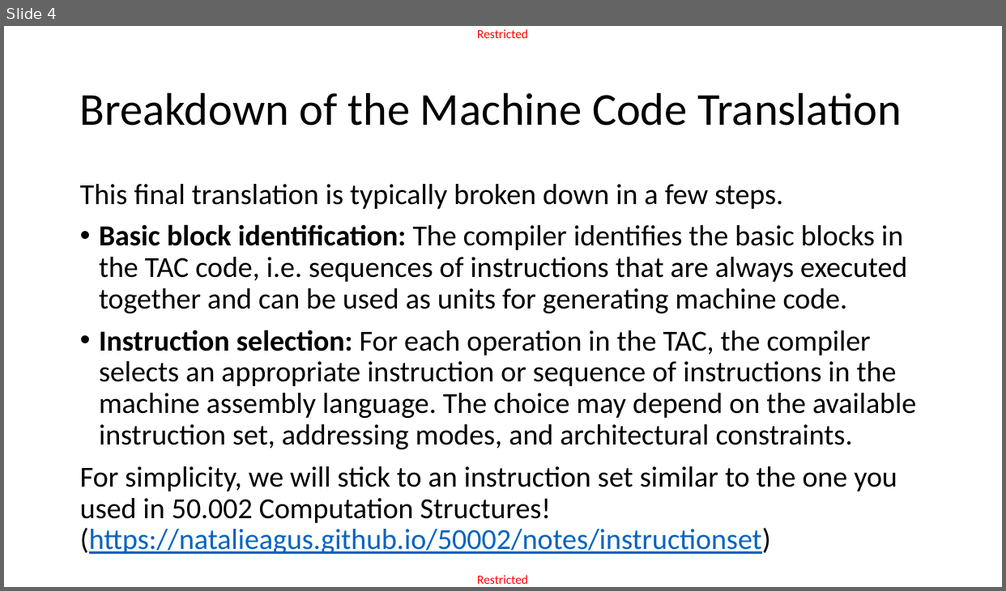
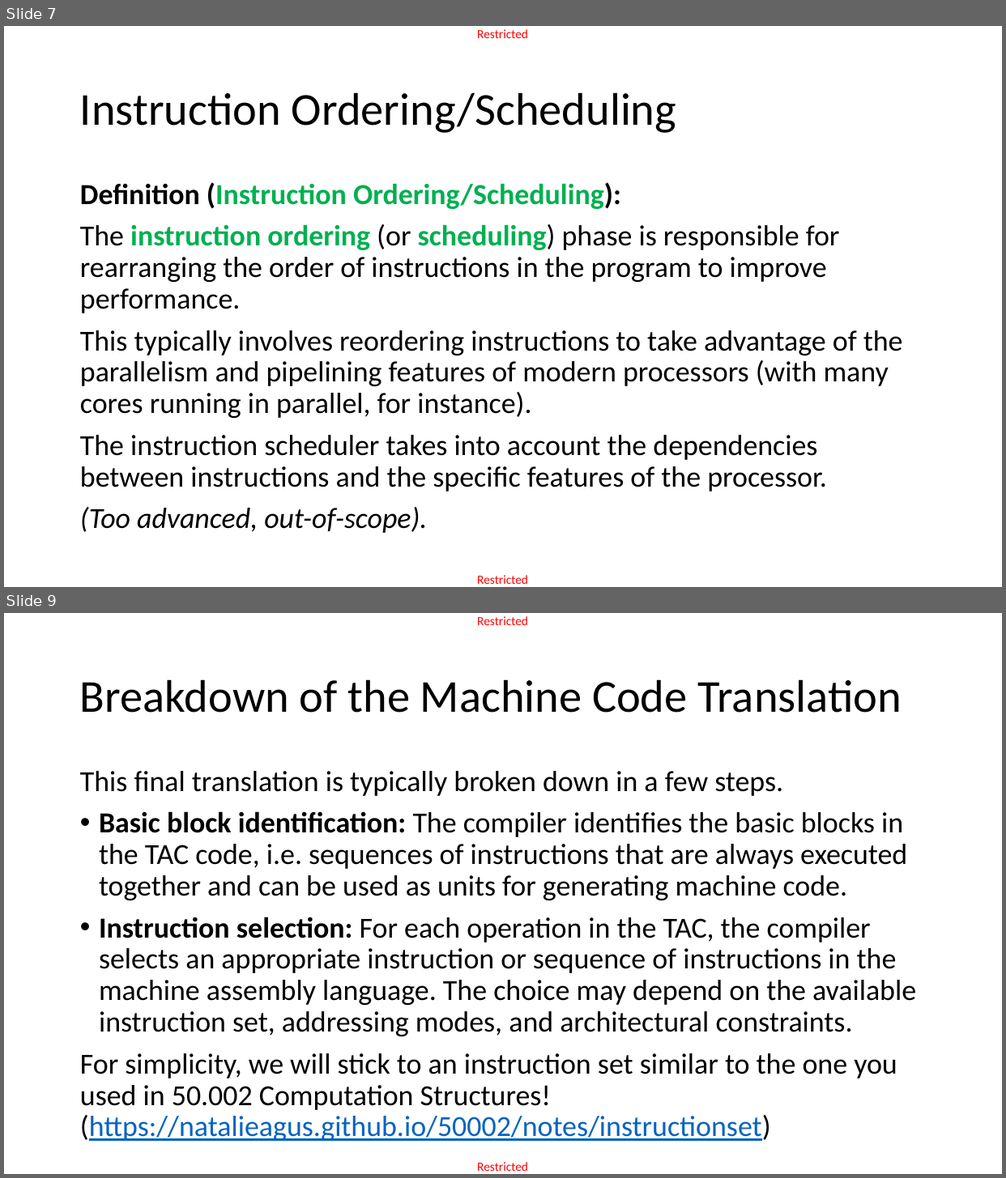
Before and after one commit to matthieudemari/SUTD_PLC_50_051, a slide deck: W13/W13S2/W13S2.pptx. Shown one above the other, each under a label of ours: slide 4 before the commit, slides 7 and 9 after it; the slides between them are not shown. The pictures are 1006x591 and 1006x1178 pixels, drawn with LibreOffice and Linux fonts; fonts in the diff are those of the drawing. Boxes give left, top, right and bottom in pixels: in the first picture for what was removed or moved away, otherwise in the second. Text is boxed around its words. In the diff, an @@ line names an element or a change of style, - is before the commit and + after.

```diff
--- a/W13/W13S2/W13S2.pptx
+++ b/W13/W13S2/W13S2.pptx
@@ slide 7 added at box(4, 26, 1002, 587), background #FFFFFF; not listed: 2 template elements that a slide beside it also shows @@
@@ title added at box(80, 92, 676, 133), 44 pt, text #000000 @@
+Instruction Ordering/Scheduling
@@ text added at box(80, 182, 903, 533), 28 pt, text #000000 @@
+Definition (Instruction Ordering/Scheduling):
+The instruction ordering (or scheduling) phase is responsible for rearranging the order of instructions in the program to improve performance.
+This typically involves reordering instructions to take advantage of the parallelism and pipelining features of modern processors (with many cores running in parallel, for instance).
+The instruction scheduler takes into account the dependencies between instructions and the specific features of the processor.
+(Too advanced, out-of-scope).
@@ what was slide 4 is now slide 9 @@
```
Also in this commit, not shown: 3 slides changed, 54 other slides added, 5 slides removed.
